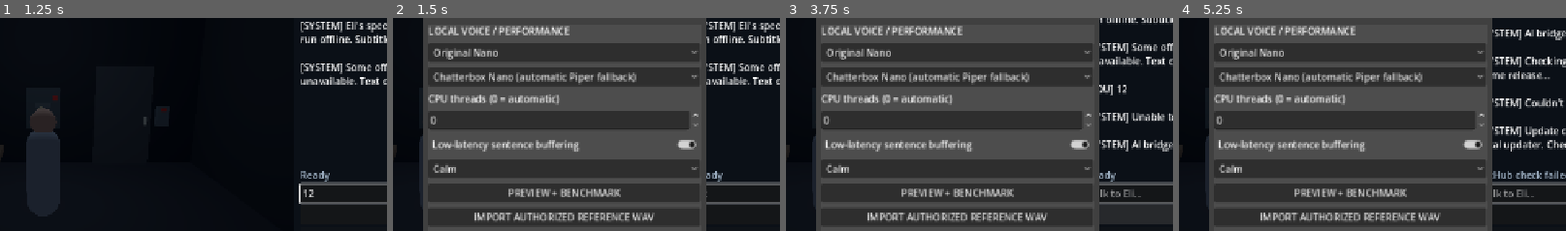
Above: before the commit, frames 1-4 (left to right).
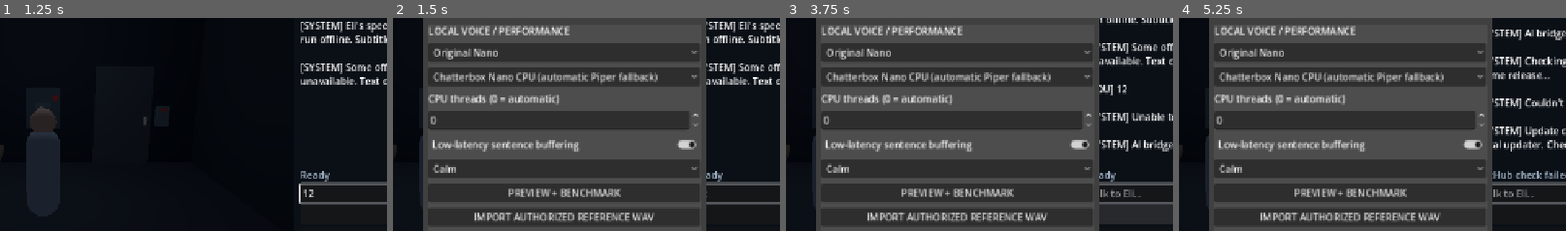
Above: after the commit, the same moments.

Repository: maloysius-wq/the-last-connection
Game: Godot game, scene res://scenes/Main.tscn
Two runs of this game, one before a commit and one after it. Both use one fixed random seed, a clock stepped at 60 frames per second and the inputs below.
Inputs (mouse positions are % of the whole screen's width and height, from its top left):
- Up to frame 1 (1.25 s): click (83, 62) at 0.52 s; type "12" at 0.6 s
- Up to frame 2 (1.5 s): click "VOICE STUDIO" at 1.25 s
- Up to frame 3 (3.75 s): click "SKIP" at 2 s; click "SKIP" at 2.75 s; click "TRANSMIT" at 3.5 s
- Up to frame 4 (5.25 s): click "TEXT ONLY" at 4.25 s; click "CHECK FOR UPDATES" at 5 s
The pictures show only the part of the screen within x 28-78%, y 21-71%; the shares and areas given below are measured in that part.

Frame 1 is identical in both runs. In frame 2, 0.9% of the frame differs, in the area x 31-69%, y 25-32%; in frame 3, 0.9%; in frame 4, 0.9%.

Commit message:
Add official Nano CUDA 12.4 isolated runtime, real GPU setup gate and fallback

Diff:
--- a/godot/scripts/main.gd
+++ b/godot/scripts/main.gd
@@ -814,7 +814,7 @@
     add_child(voice_stt_http)
     voice_stt_http.request_completed.connect(_on_voice_transcription)
     voice_tts_http = HTTPRequest.new()
-    voice_tts_http.timeout = 105.0
+    voice_tts_http.timeout = 245.0
     add_child(voice_tts_http)
     voice_tts_http.request_completed.connect(_on_eli_wav)
     eli_voice_player = AudioStreamPlayer.new()
@@ -1039,7 +1039,8 @@
             match engine_id:
                 "native_vulkan": actual_engine = "Native Nano Q8 (Vulkan)"
                 "native": actual_engine = "Native Nano Q8 (CPU)"
-                "nano": actual_engine = "Nano"
+                "nano_cuda": actual_engine = "Chatterbox Nano CUDA GPU"
+                "nano": actual_engine = "Nano CPU"
                 "piper": actual_engine = "Piper"
     var metrics := "%s | Playable segment: %.2fs | %.2fs audio" % [actual_engine, elapsed, stream.get_length()]
     print("[Voice] " + metrics)
@@ -1077,15 +1078,17 @@
         voice_profile = str(voice_profiles.get_item_metadata(idx))
         _save())
     voice_engine_control = OptionButton.new()
-    voice_engine_control.add_item("Chatterbox Nano (automatic Piper fallback)")
+    voice_engine_control.add_item("Chatterbox Nano CPU (automatic Piper fallback)")
     voice_engine_control.add_item("Piper (fast fallback)")
     voice_engine_control.add_item("Native Nano Q8 CPU (experimental)")
     voice_engine_control.add_item("Native Nano Q8 Vulkan GPU (experimental)")
+    voice_engine_control.add_item("Chatterbox Nano CUDA GPU (experimental)")
+    voice_engine_control.set_item_disabled(4, true)
     voice_engine_control.set_item_disabled(2, true)
     voice_engine_control.set_item_disabled(3, true)
     panel.add_child(voice_engine_control)
     voice_engine_control.item_selected.connect(func(idx: int):
-        voice_engine = ["auto", "piper", "native", "native_vulkan"][idx]
+        voice_engine = ["auto", "piper", "native", "native_vulkan", "nano_cuda"][idx]
         _save())
     var thread_label := Label.new()
     thread_label.text = "CPU threads (0 = automatic)"
@@ -1154,10 +1157,12 @@
     var vulkan_ready := bool(voice_status_data.get("native_vulkan_ready", false))
     voice_engine_control.set_item_disabled(2, not native_ready)
     voice_engine_control.set_item_disabled(3, not vulkan_ready)
-    if (voice_engine == "native" and not native_ready) or (voice_engine == "native_vulkan" and not vulkan_ready):
+    var cuda_ready := bool(voice_status_data.get("nano_cuda_ready", false))
+    voice_engine_control.set_item_disabled(4, not cuda_ready)
+    if (voice_engine == "native" and not native_ready) or (voice_engine == "native_vulkan" and not vulkan_ready) or (voice_engine == "nano_cuda" and not cuda_ready):
         voice_engine = "auto"
         _save()
-    var engine_index := ["auto", "piper", "native", "native_vulkan"].find(voice_engine)
+    var engine_index := ["auto", "piper", "native", "native_vulkan", "nano_cuda"].find(voice_engine)
     voice_engine_control.select(maxi(0, engine_index))
     voice_fast_control.set_pressed_no_signal(voice_fast)
     voice_studio.popup_centered()
--- a/godot/tests/smoke_test.gd
+++ b/godot/tests/smoke_test.gd
@@ -84,11 +84,12 @@
     _expect(app.get("voice_stt_http") != null and app.get("voice_tts_http") != null,
         "Mic and speech have separate HTTP clients from the action queue")
     var engine_control: OptionButton = app.get("voice_engine_control")
-    _expect(engine_control != null and engine_control.item_count == 4,
+    _expect(engine_control != null and engine_control.item_count == 5,
         "Voice Studio includes CPU and Vulkan native Nano, official Nano, and Piper")
     if engine_control != null:
         _expect(engine_control.is_item_disabled(2), "Native Nano requires successful local setup")
         _expect(engine_control.is_item_disabled(3), "Vulkan requires its own successful local setup")
+        _expect(engine_control.is_item_disabled(4), "CUDA requires its own successful local setup")
     if mic_control != null and text_mode != null:
         _expect(mic_control.focus_mode == Control.FOCUS_NONE,
             "Holding the microphone button does not steal chat keyboard focus")
Not shown, added: portable/SETUP_CHATTERBOX_NANO_CUDA.cmd
Not shown, changed: portable/setup_nano.ps1
